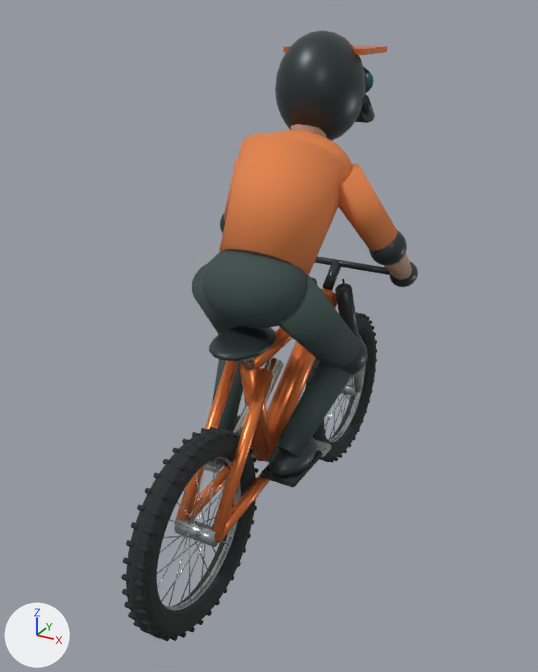
The Blender file blender/shared/Rider-Bike.blend, before and after one commit.
Both versions are drawn from a 50 mm lens placed at (1.43, -2.73, 2.35), pointed at (-0.03, -0.07, 1.03). Lighting does not change. The marker at lower left points along +X, +Y and +Z. The first picture is the older version.

In view in the first picture: 'BikeFrame', 'Handlebar', 'RiderSkin', 'SuspensionFork', 'WheelFront', 'WheelRear' and 2 more.
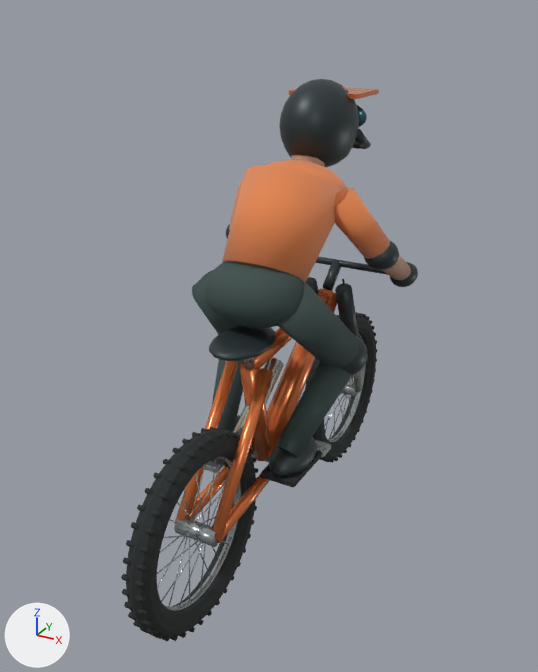
Patch to the scene script:
```diff
--- a/blender/shared/Rider-Bike.blend.py
+++ b/blender/shared/Rider-Bike.blend.py
@@ me_sphere_001 @@
 # used by ob_riderskin; location = (0.0, 0.0, 0.0)
-me_sphere_001.from_pydata(...)  # 3598 vertices, 3608 faces; spans x -0.46..0.46, y -0.42..0.67, z 0.48..2.27
+me_sphere_001.from_pydata(...)  # 3598 vertices, 3608 faces; spans x -0.43..0.43, y -0.42..0.67, z 0.48..2.08
+# me_sphere_001 part 1: the loose piece of 222 vertices spanning x -0.23..0.23, y -0.42..-0.06, z 1.15..1.49 is scaled about its middle by (0.959, 1, 0.834), then moved by (0.0, 0.0, -0.02)
+# me_sphere_001 part 2: the loose piece of 48 vertices spanning x -0.24..0.24, y -0.32..0.3, z 1.28..1.9 is scaled about its middle by (0.931, 1, 0.82), then moved by (0.0, 0.0, -0.07)
+# me_sphere_001 part 3: the loose piece of 222 vertices spanning x -0.25..0.25, y -0.07..0.29, z 1.57..1.89 is scaled about its middle by (0.93, 1, 0.82), then moved by (0.0, 0.0, -0.1)
+# me_sphere_001 part 4: the loose piece of 222 vertices spanning x -0.08..0.08, y 0.15..0.31, z 1.77..1.97 is scaled about its middle by (0.912, 1, 0.82), then moved by (0.0, 0.0, -0.12)
+# me_sphere_001 part 5: the loose piece of 222 vertices spanning x -0.19..0.19, y 0.12..0.56, z 1.81..2.27 is scaled about its middle by (0.87, 1, 0.82), then moved by (0.0, 0.0, -0.15)
+# me_sphere_001 part 6: the loose piece of 222 vertices spanning x -0.17..0.17, y 0.49..0.55, z 1.97..2.14 is scaled about its middle by (0.86, 1, 0.82), then moved by (0.0, 0.0, -0.15)
+# me_sphere_001 part 7: the loose piece of 56 vertices spanning x -0.19..0.19, y 0.35..0.6, z 2.18..2.2 is scaled about its middle by (0.86, 1, 0.82), then moved by (0.0, 0.0, -0.18)
+# me_sphere_001 part 8: the loose piece of 24 vertices spanning x 0.09..0.19, y 0.42..0.62, z 1.87..2.02 is scaled about its middle by (0.812, 1, 0.82), then moved by (-0.02, 0.0, -0.13)
+# me_sphere_001 part 9: the loose piece of 24 vertices spanning x -0.12..0.12, y 0.58..0.64, z 1.87..1.93 is scaled about its middle by (0.901, 1, 0.82), then moved by (0.0, 0.0, -0.13)
+# me_sphere_001 part 10: the loose piece of 40 vertices spanning x -0.44..-0.14, y 0.04..0.32, z 1.37..1.77 is scaled about its middle by (0.93, 1, 0.82), then moved by (0.02, 0.0, -0.07)
+# me_sphere_001 part 11: the loose piece of 222 vertices spanning x -0.46..-0.3, y 0.17..0.33, z 1.33..1.49 is scaled about its middle by (0.93, 1, 0.82), then moved by (0.03, 0.0, -0.04)
+# me_sphere_001 part 12: the loose piece of 40 vertices spanning x 0.14..0.44, y 0.04..0.32, z 1.37..1.77 is scaled about its middle by (0.93, 1, 0.82), then moved by (-0.02, 0.0, -0.07)
+# me_sphere_001 part 13: the loose piece of 222 vertices spanning x 0.3..0.46, y 0.17..0.33, z 1.33..1.49 is scaled about its middle by (0.93, 1, 0.82), then moved by (-0.03, 0.0, -0.04)
+# me_sphere_001 part 14: 34 of the vertices in x -0.28..0.28, y -0.33..-0.16, z 1.24..1.38 are scaled about their middle by (0.96, 1, 0.82), then moved by (0.0, 0.0, -0.02)
+# me_sphere_001 part 15: 20 of the vertices in x 0.32..0.44, y 0.21..0.29, z 1.36..1.46 are moved by (-0.03, 0.0, -0.04)
+# other edits to the shape of me_sphere_001 do not show in these pictures
 me_sphere_001.materials.append(mat_reinforced_charcoal_trousers)
```

Boxes (x1, y1, x2, y2) around the edits, measured in the pictures (538 x 672 px; the box of a moved part takes in the faces that stretch with it):
'RiderSkin', reshaped (11% shorter): before (192, 30, 418, 487); after (192, 79, 418, 487)
part 1 of me_sphere_001, moved or reshaped: before (203, 249, 307, 328); after (205, 261, 304, 328)
part 2 of me_sphere_001, moved or reshaped: before (219, 133, 346, 276); after (222, 165, 341, 282)
part 3 of me_sphere_001, moved or reshaped: before (275, 130, 352, 184); after (267, 160, 347, 206)
part 4 of me_sphere_001, moved or reshaped (mostly hidden): before (291, 124, 327, 138); after (291, 155, 325, 166)
part 5 of me_sphere_001, moved or reshaped: before (275, 30, 366, 141); after (279, 79, 359, 167)
part 6 of me_sphere_001, moved or reshaped (mostly hidden): before (363, 67, 374, 93); after (357, 105, 367, 128)
part 7 of me_sphere_001, moved or reshaped: before (283, 45, 387, 55); after (289, 87, 379, 99)
part 8 of me_sphere_001, moved or reshaped: before (360, 94, 375, 122); after (355, 129, 371, 149)
part 9 of me_sphere_001, moved or reshaped (mostly hidden): before (355, 112, 369, 123); after (352, 141, 364, 149)
part 10 of me_sphere_001, moved or reshaped (mostly hidden): before (224, 157, 239, 221); after (229, 181, 242, 230)
part 11 of me_sphere_001, moved or reshaped (mostly hidden): before (220, 212, 225, 233); after (226, 224, 230, 239)
part 12 of me_sphere_001, moved or reshaped: before (338, 164, 398, 251); after (334, 188, 390, 259)
part 13 of me_sphere_001, moved or reshaped: before (369, 230, 407, 266); after (364, 241, 399, 270)
part 14 of me_sphere_001, moved or reshaped: before (192, 263, 360, 368); after (192, 270, 359, 368)
part 15 of me_sphere_001, moved or reshaped: before (385, 253, 412, 280); after (382, 255, 411, 280)
